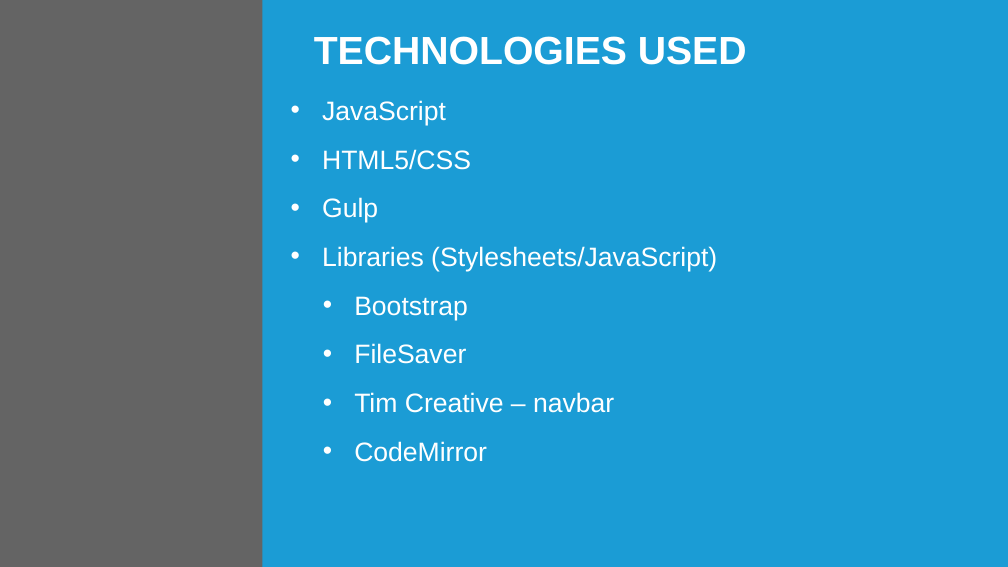
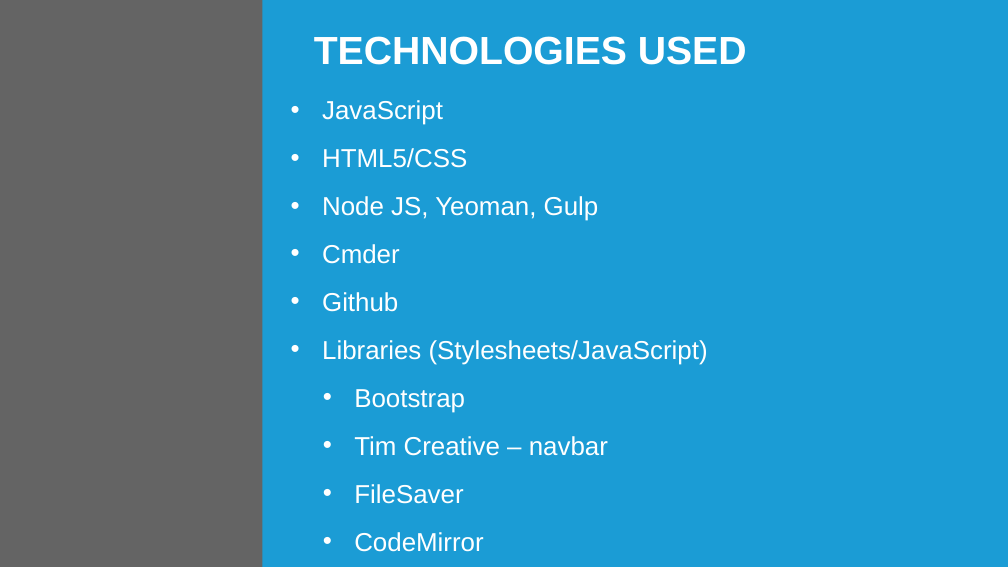
Before and after one commit to sgramajo/compilerProject, a slide deck: slide 3 of Final Project.pptx. Drawn at 1008x567 pixels with LibreOffice and Linux fonts; fonts in the diff are those of the drawing; background and template pictures are left out; a plain dark background stands for a picture behind light text. Boxes give left, top, right and bottom in pixels: in the first picture for what was removed or moved away, otherwise in the second. Text is boxed around its words. In the diff, an @@ line names an element or a change of style, - is before the commit and + after.

```diff
--- a/Final Project.pptx
+++ b/Final Project.pptx
@@ text at (322, 100, 708, 552): size 19 to 18.5 pt in "JavaScript", "HTML5/CSS", "Libraries (Stylesheets/JavaScript)", "Bootstrap" and 2 more places @@
@@ text at (322, 196, 599, 312): text changed; size 19 to 18.5 pt @@
-• Gulp
+• Node JS, Yeoman, Gulp
+• Cmder
+• Github
@@ text at (354, 392, 614, 413): paragraph removed @@
-  • Tim Creative – navbar
@@ text at (354, 436, 608, 456): paragraph added @@
+  • Tim Creative – navbar
```
Also in this commit, not shown: 5 other slides changed, 1 slide added, 1 slide removed, 13 other files.
